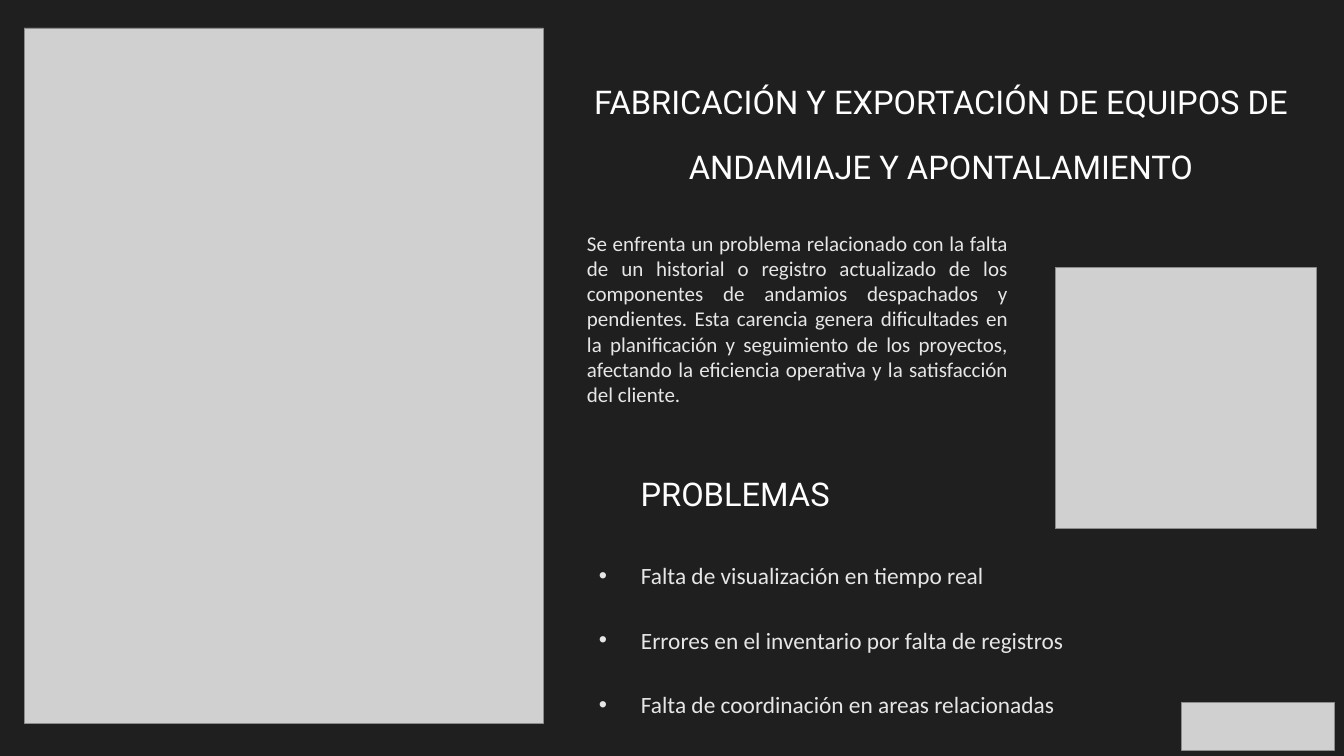
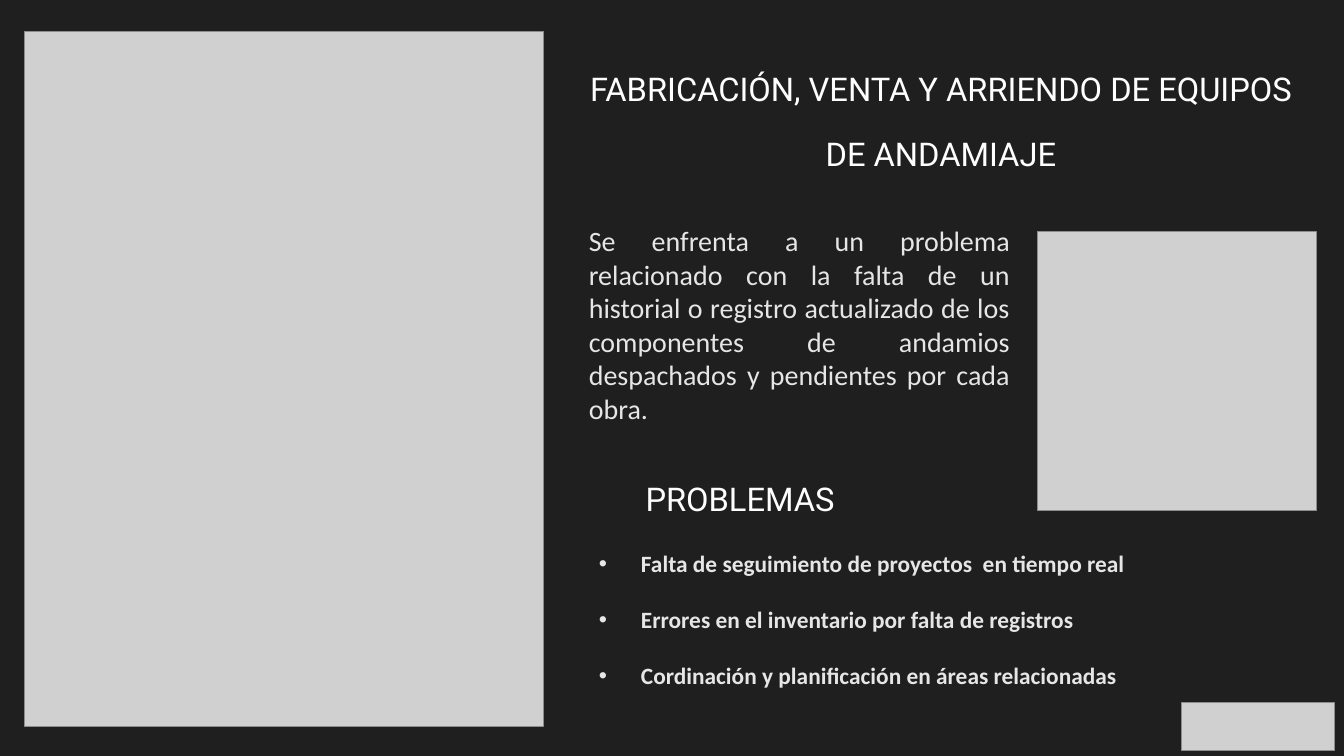
Before and after one commit to MikeBrevis/IACC_Examen_Final, a slide deck: slide 2 of MichelBrevis-Presentación examen final.pptx. Drawn at 1344x756 pixels with LibreOffice and Linux fonts; fonts in the diff are those of the drawing; grey boxes stand for pictures; background and template pictures are left out. Boxes give left, top, right and bottom in pixels: in the first picture for what was removed or moved away, otherwise in the second. Text is boxed around its words. In the diff, an @@ line names an element or a change of style, - is before the commit and + after.

```diff
--- a/MichelBrevis-Presentación examen final.pptx
+++ b/MichelBrevis-Presentación examen final.pptx
@@ picture moved from (x1=24, y1=28, x2=543, y2=723) to (x1=24, y1=31, x2=543, y2=727) @@
@@ text at (x1=590, y1=72, x2=1291, y2=167): text changed @@
-FABRICACIÓN Y EXPORTACIÓN DE EQUIPOS DE ANDAMIAJE Y APONTALAMIENTO
+FABRICACIÓN, VENTA Y ARRIENDO DE EQUIPOS DE ANDAMIAJE
@@ text at (x1=589, y1=231, x2=1010, y2=419): text changed; size 18 to 24 pt @@
-Se enfrenta un problema relacionado con la falta de un historial o registro actualizado de los componentes de andamios despachados y pendientes. Esta carencia genera dificultades en la planificación y seguimiento de los proyectos, afectando la eficiencia operativa y la satisfacción del cliente.
+Se enfrenta a un problema relacionado con la falta de un historial o registro actualizado de los componentes de andamios despachados y pendientes por cada obra.
@@ picture resized from (x1=1055, y1=268, x2=1316, y2=529) to (x1=1037, y1=232, x2=1316, y2=511) @@
@@ text "PROBLEMAS" moved from (x1=641, y1=482, x2=830, y2=507) to (x1=646, y1=487, x2=835, y2=512) @@
@@ text at (x1=641, y1=555, x2=1124, y2=576): text changed; bold on @@
-• Falta de visualización en tiempo real
+• Falta de seguimiento de proyectos en tiempo real
@@ text at (x1=641, y1=611, x2=1073, y2=632): bold on in "Errores en el inventario por falta de ..."; line spacing 55.5pt to 2 @@
@@ text at (x1=641, y1=667, x2=1117, y2=688): text changed; bold on @@
-• Falta de coordinación en areas relacionadas
+• Cordinación y planificación en áreas relacionadas
```
Also in this commit, not shown: 5 other slides changed, 1 slide added, 2 slides removed, 1 other file.
